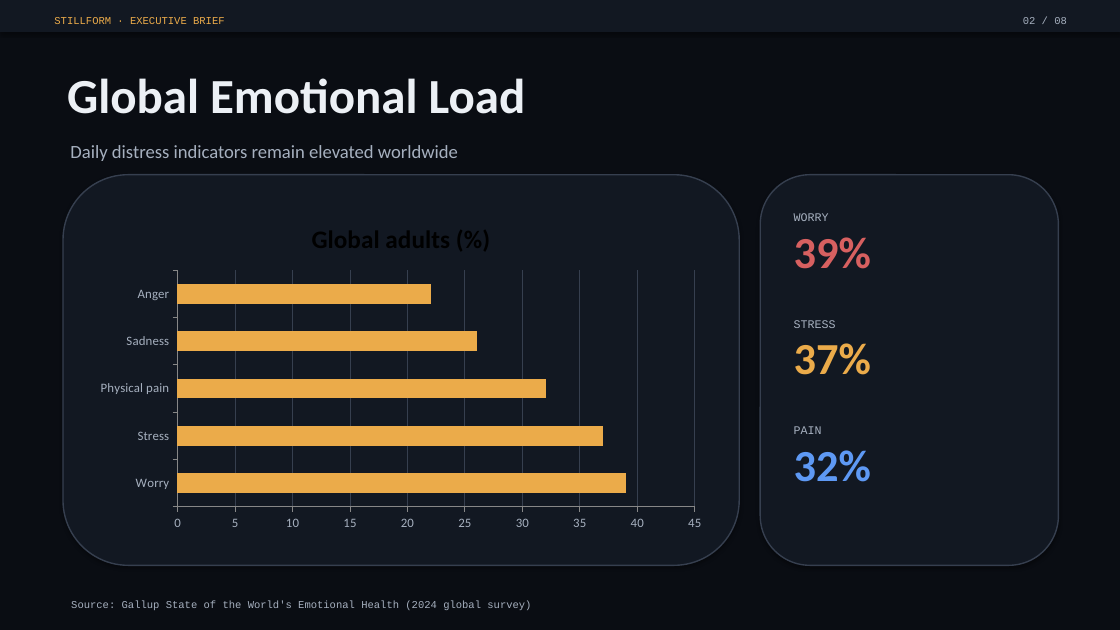
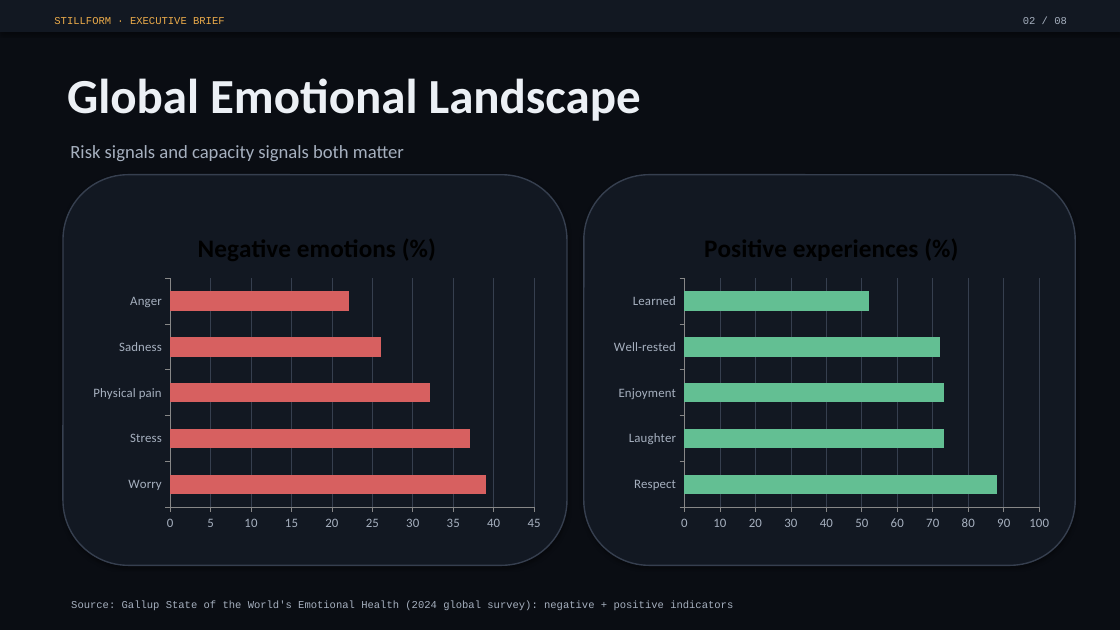
Before and after one commit to EmberEnterprises/Stillform, a slide deck: slide 2 of public/Stillform_Executive_Deck.pptx. Drawn at 1120x630 pixels with LibreOffice and Linux fonts; fonts in the diff are those of the drawing. Boxes give left, top, right and bottom in pixels: in the first picture for what was removed or moved away, otherwise in the second. Text is boxed around its words. In the diff, an @@ line names an element or a change of style, - is before the commit and + after.

```diff
--- a/public/Stillform_Executive_Deck.pptx
+++ b/public/Stillform_Executive_Deck.pptx
@@ text at [67, 78, 641, 121]: text changed @@
-Global Emotional Load
+Global Emotional Landscape
@@ text at [70, 145, 404, 161]: text changed @@
-Daily distress indicators remain elevated worldwide
+Risk signals and capacity signals both matter
@@ rounded rectangle: place and size @@
-rounded rectangle at [63, 175, 739, 565]
+rounded rectangle at [63, 175, 567, 565]
@@ rounded rectangle: place and size @@
-rounded rectangle at [760, 175, 1059, 565]
+rounded rectangle at [584, 175, 1075, 565]
@@ bar chart at [84, 214, 550, 538] @@
@@ title "Global adults (%)" to "Negative emotions (%)" @@
-Global adults (%): 39, 37, 32, 26, 22
+Negative emotions (%): 39, 37, 32, 26, 22
@@ colour of Negative emotions (%) #EBAB4A to #D76060 @@
@@ bar chart: place and size @@
-bar chart at [88, 206, 714, 538]
+bar chart at [84, 214, 550, 538]
@@ bar chart added at [605, 214, 1059, 538] @@
+title "Positive experiences (%)"
+categories: Respect, Laughter, Enjoyment, Well-rested, Learned
+Positive experiences (%): 88, 73, 73, 72, 52
@@ text removed at [794, 213, 871, 269] @@
-WORRY
-39%
@@ text removed at [794, 320, 871, 375] @@
-STRESS
-37%
@@ text removed at [794, 426, 871, 482] @@
-PAIN
-32%
@@ text at [71, 601, 733, 610]: text changed @@
-Source: Gallup State of the World's Emotional Health (2024 global survey)
+Source: Gallup State of the World's Emotional Health (2024 global survey): negative + positive indicators
```
Also in this commit, not shown: 1 other file.
